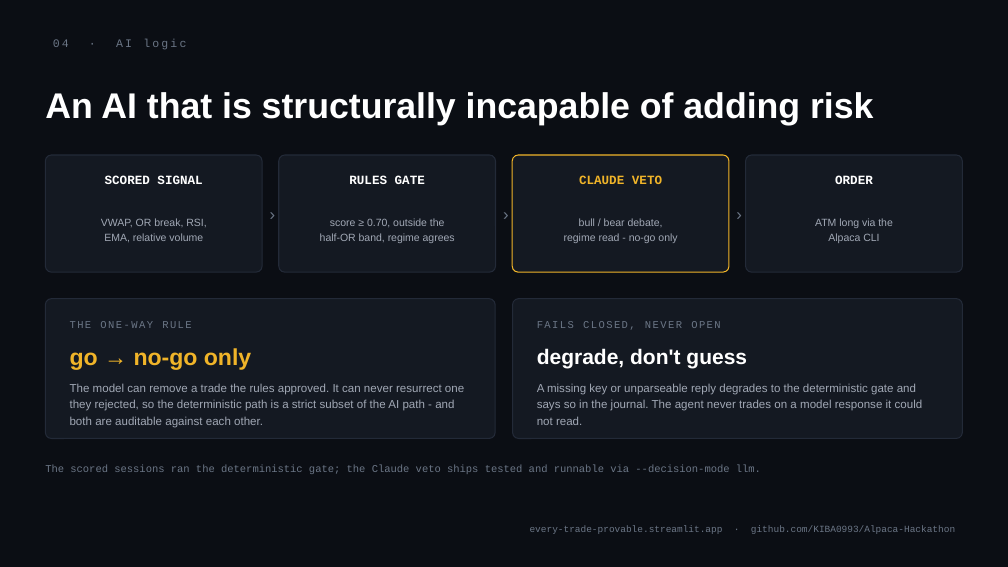
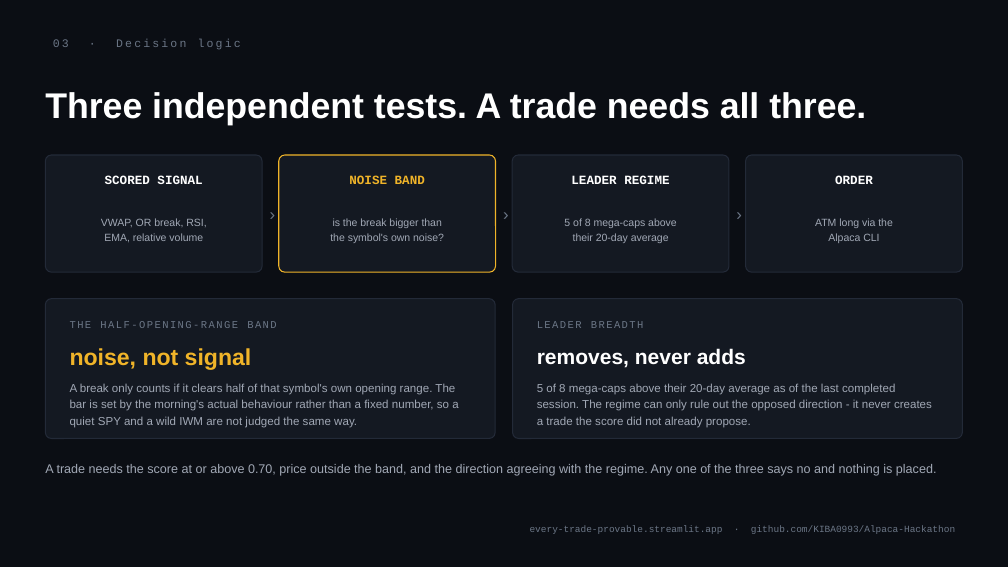
Before and after one commit to KIBA0993/Alpaca-Hackathon, a slide deck: slide 4 of assets/deck.pptx (slide 5 before the commit). Drawn at 1008x567 pixels with LibreOffice and Linux fonts; fonts in the diff are those of the drawing. Boxes give left, top, right and bottom in pixels: in the first picture for what was removed or moved away, otherwise in the second. Text is boxed around its words. In the diff, an @@ line names an element or a change of style, - is before the commit and + after.

```diff
--- a/assets/deck.pptx
+++ b/assets/deck.pptx
@@ text at (53, 39, 241, 49): text changed @@
-04 · AI logic
+03 · Decision logic
@@ text at (45, 92, 866, 125): text changed @@
-An AI that is structurally incapable of adding risk
+Three independent tests. A trade needs all three.
@@ rounded rectangle at (279, 155, 496, 272): outline #232A38 1 pt to #F0B429 1 pt @@
@@ text at (349, 175, 425, 184): text changed; text colour #FFFFFF to #F0B429 @@
-RULES GATE
+NOISE BAND
@@ rounded rectangle at (513, 155, 730, 272): outline #F0B429 1 pt to #232A38 1 pt @@
@@ text at (571, 175, 669, 184): text changed; text colour #F0B429 to #FFFFFF @@
-CLAUDE VETO
+LEADER REGIME
@@ text at (330, 218, 444, 243): text changed @@
-score ≥ 0.70, outside the
-half-OR band, regime agrees
+is the break bigger than
+the symbol's own noise?
@@ text at (564, 218, 677, 243): text changed @@
-bull / bear debate,
-regime read - no-go only
+5 of 8 mega-caps above
+their 20-day average
@@ text at (70, 321, 277, 328): text changed @@
-THE ONE-WAY RULE
+THE HALF-OPENING-RANGE BAND
@@ text at (537, 321, 644, 328): text changed @@
-FAILS CLOSED, NEVER OPEN
+LEADER BREADTH
@@ text at (70, 348, 252, 370): text changed @@
-go → no-go only
+noise, not signal
@@ text at (537, 348, 746, 368): text changed @@
-degrade, don't guess
+removes, never adds
@@ text at (70, 383, 458, 428): text changed @@
-The model can remove a trade the rules approved. It can never resurrect one they rejected, so the deterministic path is a strict subset of the AI path - and both are auditable against each other.
+A break only counts if it clears half of that symbol's own opening range. The bar is set by the morning's actual behaviour rather than a fixed number, so a quiet SPY and a wild IWM are not judged the same way.
@@ text at (537, 383, 932, 428): text changed @@
-A missing key or unparseable reply degrades to the deterministic gate and says so in the journal. The agent never trades on a model response it could not read.
+5 of 8 mega-caps above their 20-day average as of the last completed session. The regime can only rule out the opposed direction - it never creates a trade the score did not already propose.
@@ text at (45, 464, 937, 476): text changed; size 10 to 12 pt; font Courier New to Arial; text colour #6B7686 to #A1A8B5 @@
-The scored sessions ran the deterministic gate; the Claude veto ships tested and runnable via --decision-mode llm.
+A trade needs the score at or above 0.70, price outside the band, and the direction agreeing with the regime. Any one of the three says no and nothing is placed.
```
Also in this commit, not shown: 1 other slide changed, 2 other files.
